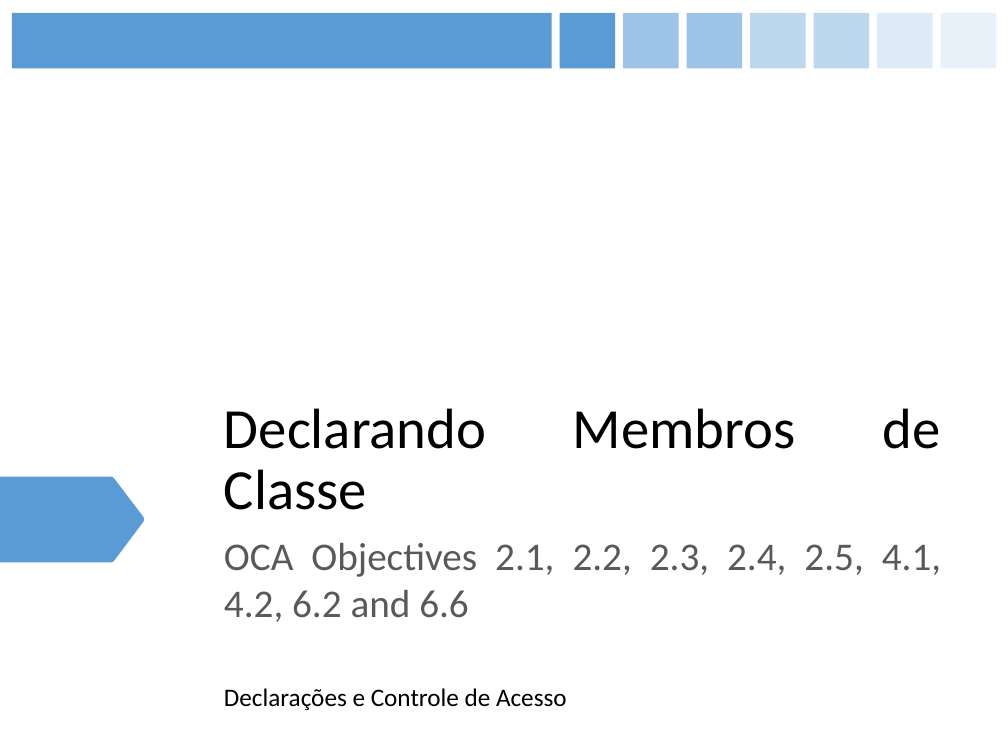
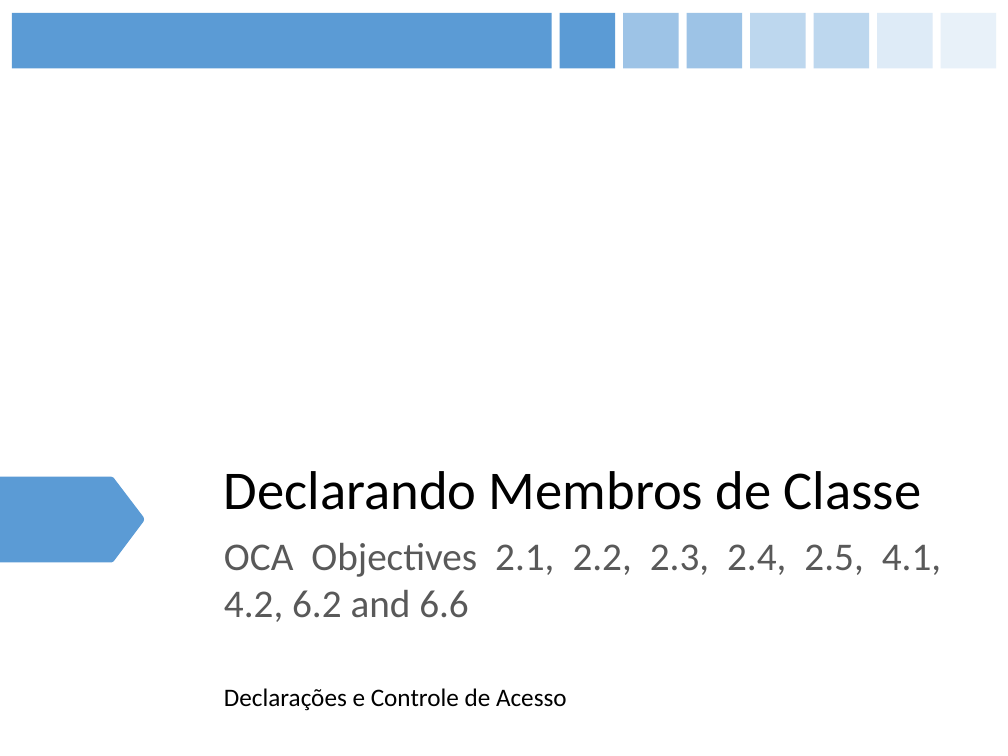
Before and after one commit to figueiredojrr/treinamentoJavaSeOcaAgosto, a slide deck: slide 21 of OCA.pptx (slide 9 before the commit). Drawn at 1008x756 pixels with LibreOffice and Linux fonts; fonts in the diff are those of the drawing. Boxes give left, top, right and bottom in pixels: in the first picture for what was removed or moved away, otherwise in the second. Text is boxed around its words. In the diff, an @@ line names an element or a change of style, - is before the commit and + after.

```diff
--- a/OCA.pptx
+++ b/OCA.pptx
@@ title "Declarando Membros de Classe" at (224,471,922,510): size 40.5 to 39 pt @@
```
Also in this commit, not shown: 1 other slide changed, 13 slides added.
